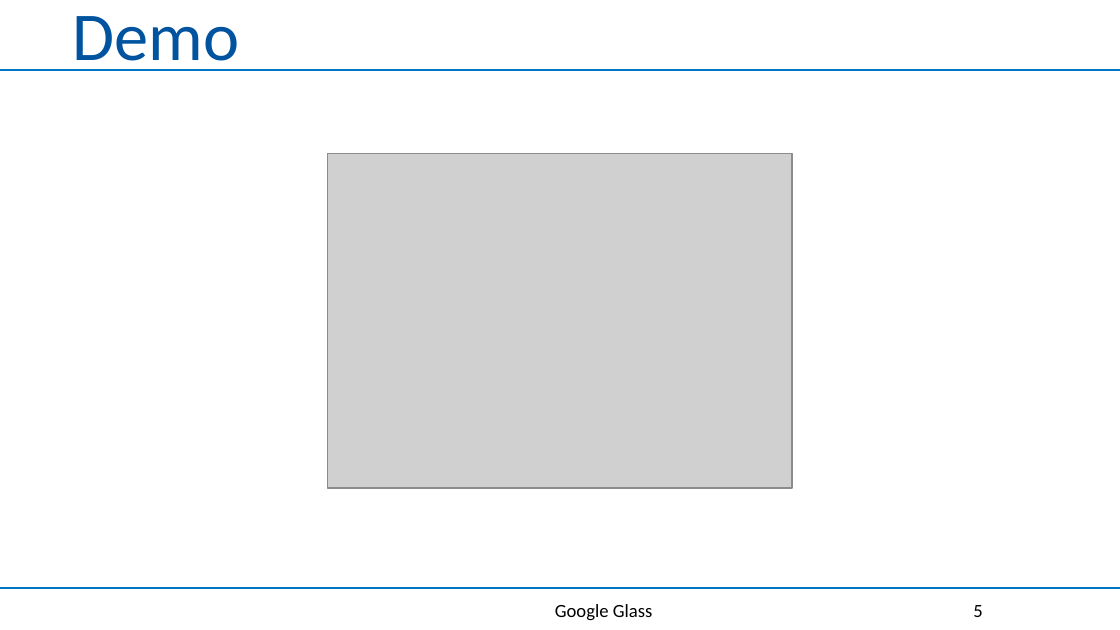
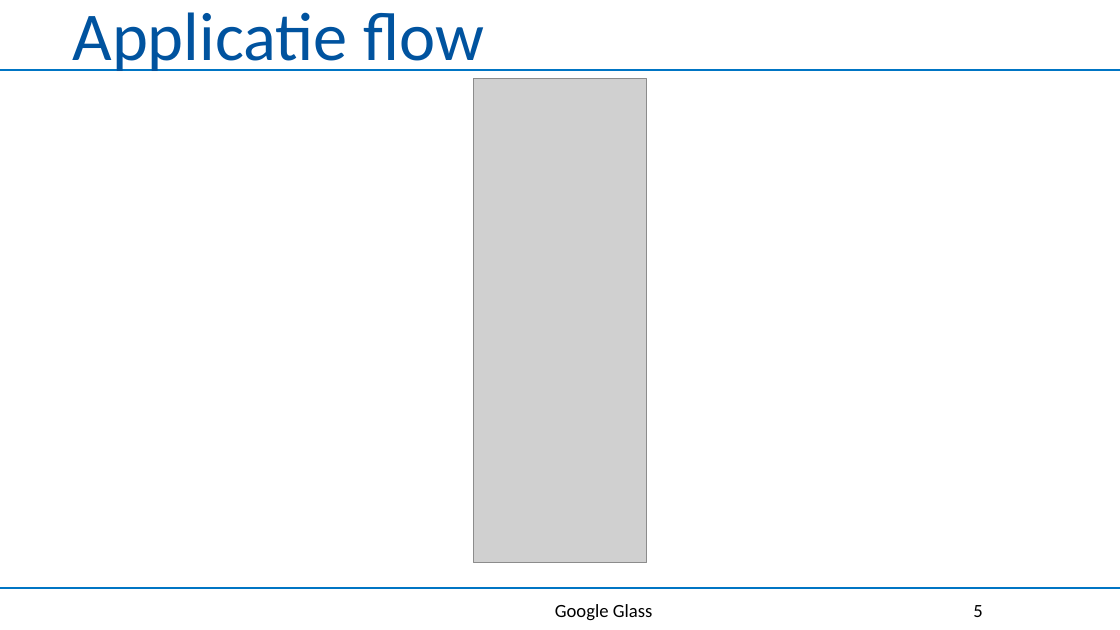
Before and after one commit to mikehoogesteger/Google-glass, a slide deck: slide 5 of Documenten/BUO vergadering presentation.pptx. Drawn at 1120x630 pixels with LibreOffice and Linux fonts; fonts in the diff are those of the drawing; grey boxes stand for pictures; background and template pictures are left out. Boxes give left, top, right and bottom in pixels: in the first picture for what was removed or moved away, otherwise in the second. Text is boxed around its words. In the diff, an @@ line names an element or a change of style, - is before the commit and + after.

```diff
--- a/Documenten/BUO vergadering presentation.pptx
+++ b/Documenten/BUO vergadering presentation.pptx
@@ title at box(72, 12, 484, 71): text changed @@
-Demo
+Applicatie flow
@@ picture added at box(473, 78, 646, 562) @@
@@ picture removed at box(328, 153, 793, 488) @@
```
Also in this commit, not shown: 2 other files.
